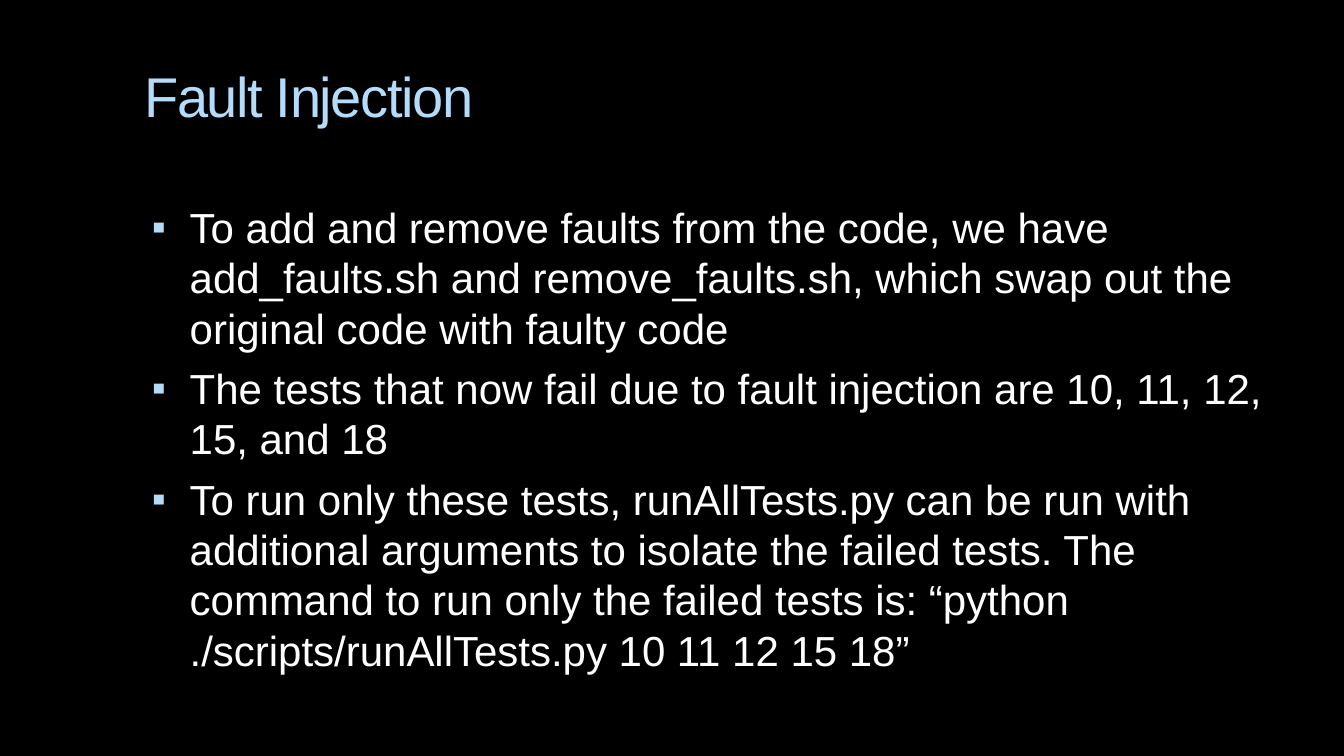
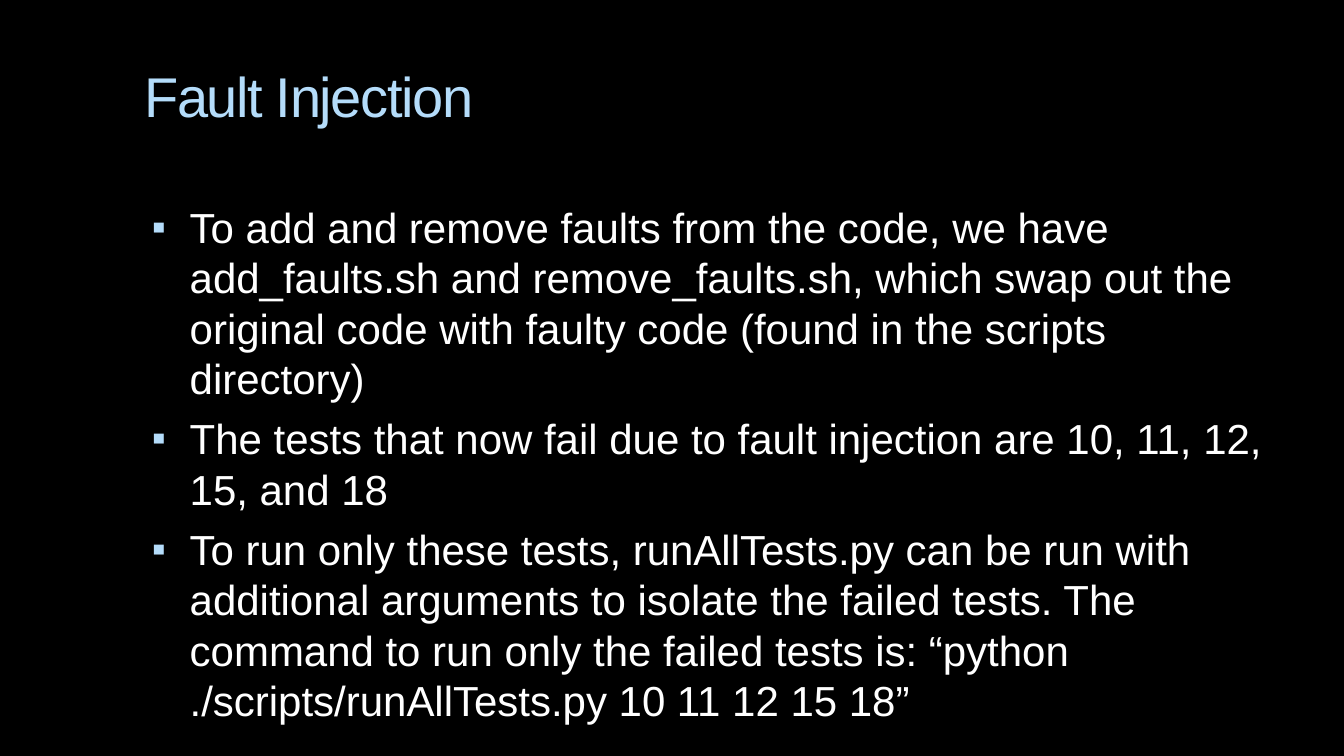
Before and after one commit to CSCI-362-03-2015/Team2, a slide deck: slide 14 of TeamToo_presentation.pptx (slide 11 before the commit). Drawn at 1344x756 pixels with LibreOffice and Linux fonts; fonts in the diff are those of the drawing; background and template pictures are left out. Boxes give left, top, right and bottom in pixels: in the first picture for what was removed or moved away, otherwise in the second. Text is boxed around its words. In the diff, an @@ line names an element or a change of style, - is before the commit and + after.

```diff
--- a/TeamToo_presentation.pptx
+++ b/TeamToo_presentation.pptx
@@ text at [190,212,1232,403]: text changed @@
-▪ To add and remove faults from the code, we have add_faults.sh and remove_faults.sh, which swap out the original code with faulty code
+▪ To add and remove faults from the code, we have add_faults.sh and remove_faults.sh, which swap out the original code with faulty code (found in the scripts directory)
```
Also in this commit, not shown: 5 other slides changed, 3 slides added, 2 other files.
